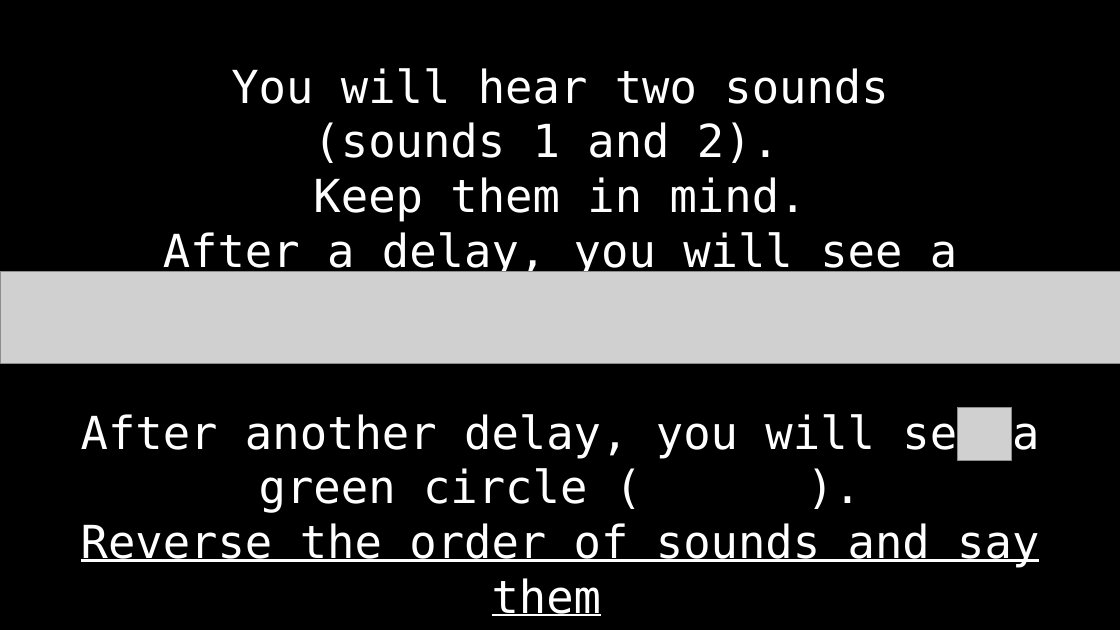
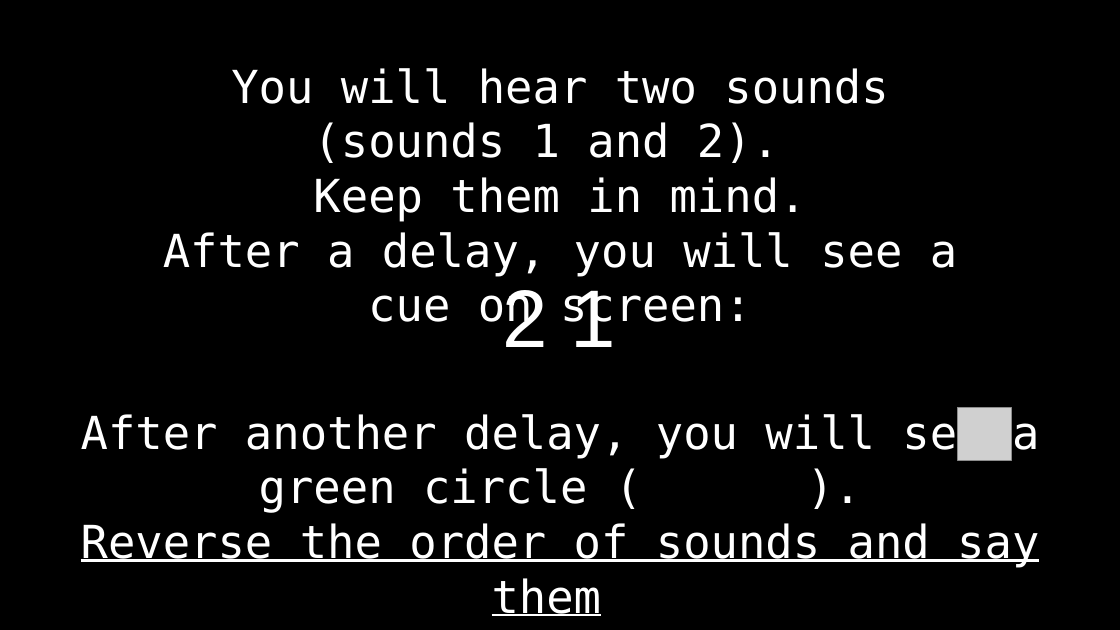
Before and after one commit to coganlab/Retrocue, a slide deck: slide 4 of stim/instructions.pptx (slide 11 before the commit). Drawn at 1120x630 pixels with LibreOffice and Linux fonts; fonts in the diff are those of the drawing; grey boxes stand for pictures. Boxes give left, top, right and bottom in pixels: in the first picture for what was removed or moved away, otherwise in the second. Text is boxed around its words. In the diff, an @@ line names an element or a change of style, - is before the commit and + after.

```diff
--- a/stim/instructions.pptx
+++ b/stim/instructions.pptx
@@ picture removed at [0, 271, 1120, 363] @@
@@ text added at [503, 290, 616, 347], 70 pt, text #FFFFFF @@
+2 1
```
Also in this commit, not shown: 4 other slides changed, 5 slides added, 9 slides removed, 18 other files.
